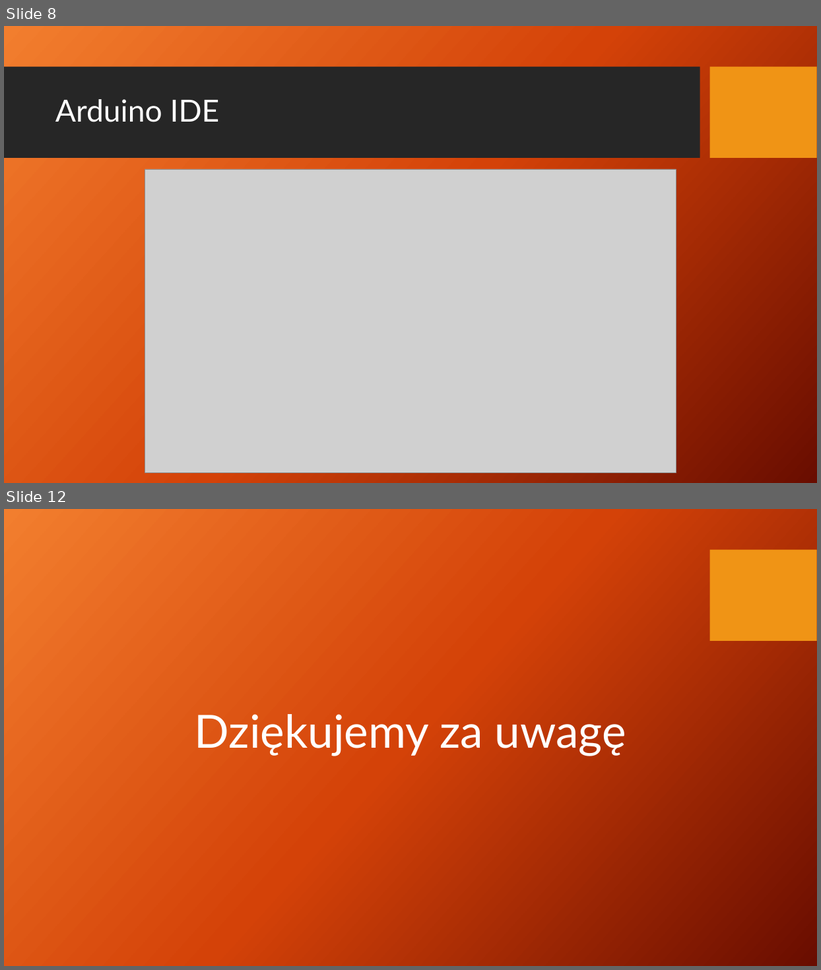
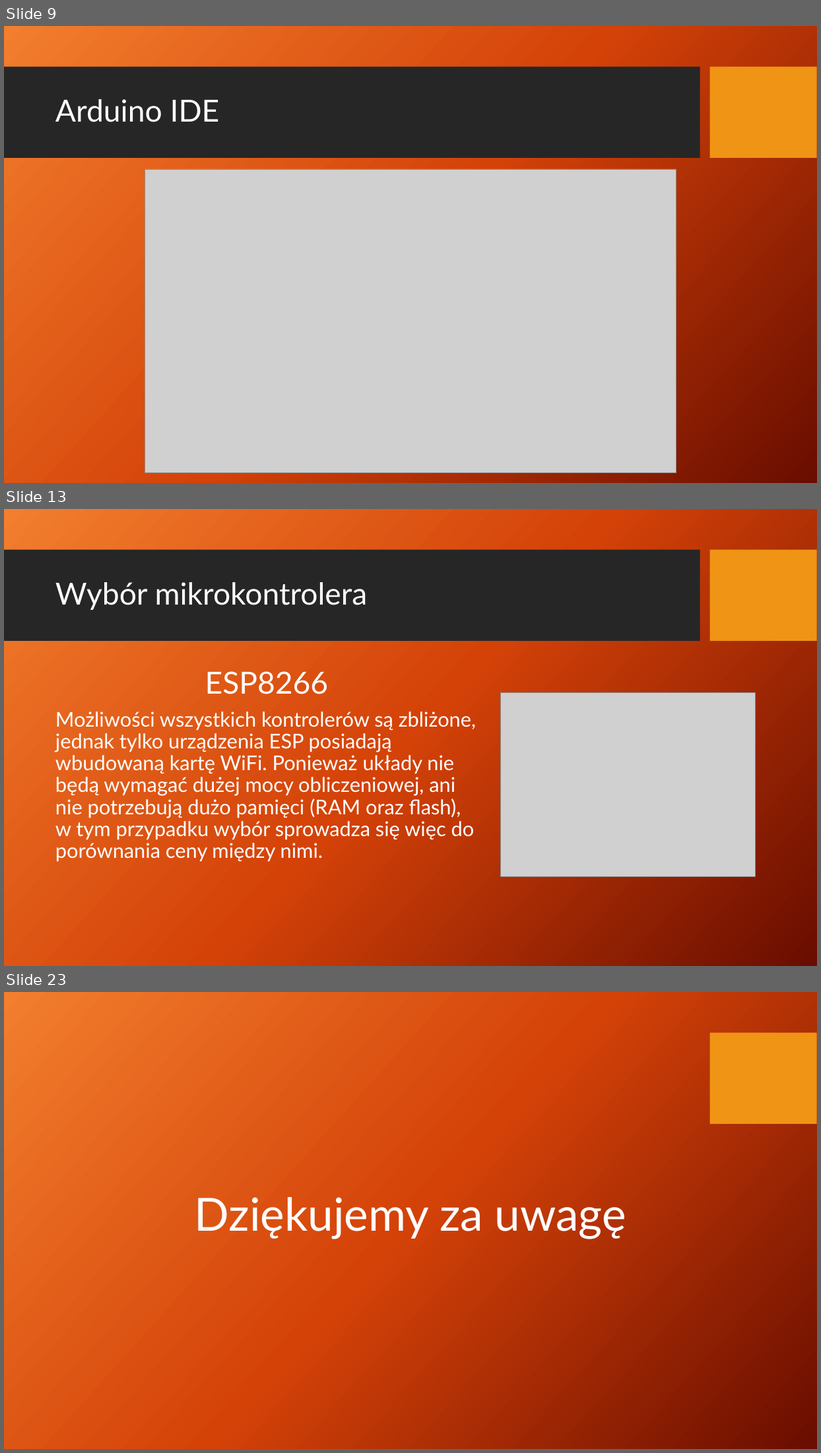
Before and after one commit to AdamStudies-PWR/ProjektZespolowyPWR, a slide deck: przentacja.pptx. Shown one above the other, each under a label of ours: slides 8 and 12 before the commit, slides 9, 13 and 23 after it; the slides between them are not shown. The pictures are 821x970 and 821x1453 pixels, drawn with LibreOffice and Linux fonts; fonts in the diff are those of the drawing; grey boxes stand for pictures; background and template pictures are left out. Boxes give left, top, right and bottom in pixels: in the first picture for what was removed or moved away, otherwise in the second. Text is boxed around its words. In the diff, an @@ line names an element or a change of style, - is before the commit and + after.

```diff
--- a/przentacja.pptx
+++ b/przentacja.pptx
@@ slide 13 added at box(4, 509, 817, 966), background picture (left out); not listed: 2 template elements that a slide beside it also shows @@
@@ title added at box(55, 582, 368, 610), 36 pt, text #FFFFFF @@
+Wybór mikrokontrolera
@@ text added at box(55, 671, 476, 862), 24 pt, text #FFFFFF @@
+ESP8266
+Możliwości wszystkich kontrolerów są zbliżone, jednak tylko urządzenia ESP posiadają wbudowaną kartę WiFi. Ponieważ układy nie będą wymagać dużej mocy obliczeniowej, ani nie potrzebują dużo pamięci (RAM oraz flash), w tym przypadku wybór sprowadza się więc do porównania ceny między nimi.
@@ picture added at box(500, 693, 756, 877) @@
@@ what was slide 8 is now slide 9 @@
@@ what was slide 12 is now slide 23 @@
```
Also in this commit, not shown: 4 slides changed, 12 other slides added, 2 slides removed, 1 other file.
